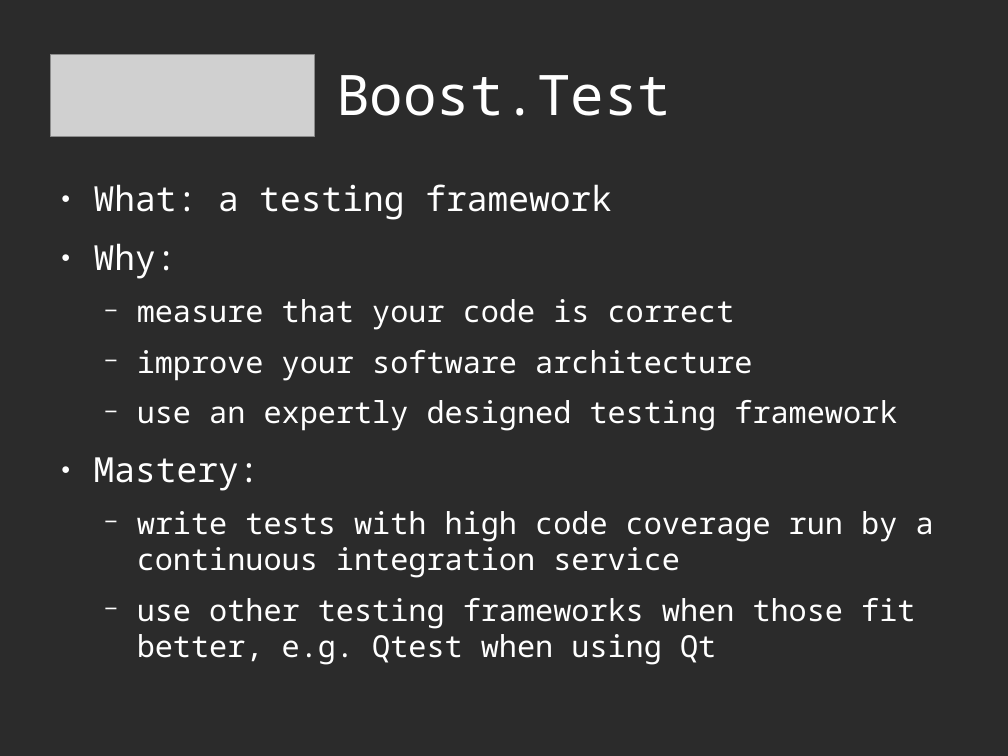
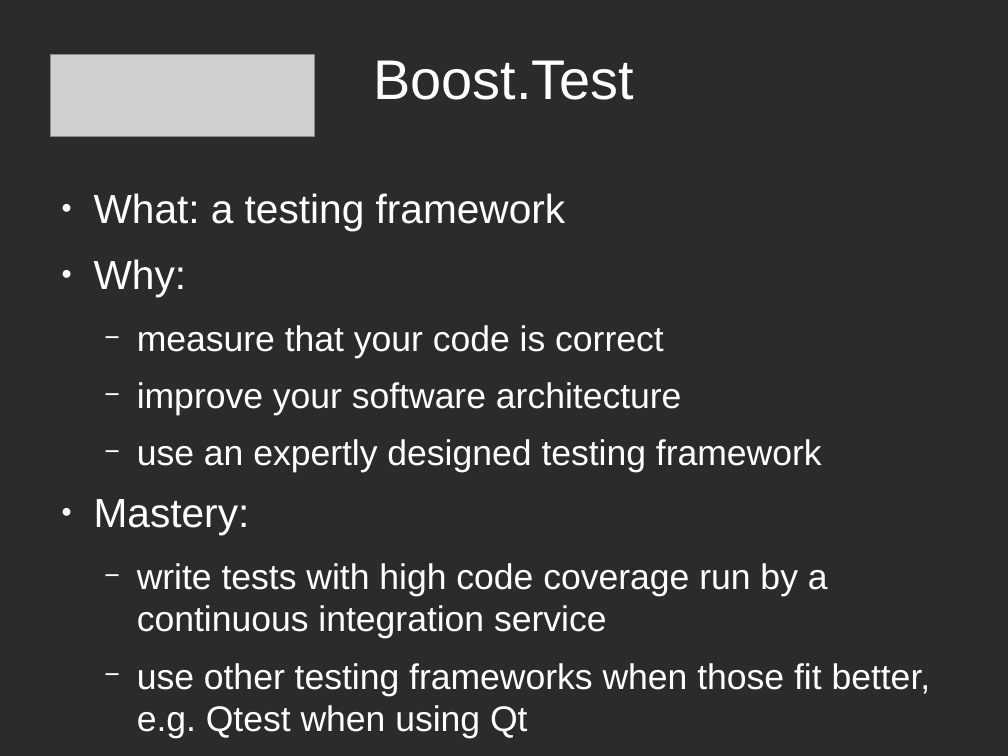
Before and after one commit to richelbilderbeek/CppPresentations, a slide deck: slide 3 of BoostTest/BoostTest.odp. Drawn at 1008x756 pixels with LibreOffice and Linux fonts; fonts in the diff are those of the drawing; grey boxes stand for pictures; background and template pictures are left out; a plain dark background stands for a picture behind light text. Boxes give left, top, right and bottom in pixels: in the first picture for what was removed or moved away, otherwise in the second. Text is boxed around its words. In the diff, an @@ line names an element or a change of style, - is before the commit and + after.

```diff
--- a/BoostTest/BoostTest.odp
+++ b/BoostTest/BoostTest.odp
@@ title "Boost.Test": place and size @@
-title "Boost.Test" at [336,75,671,116]
+title "Boost.Test" at [373,60,634,100]
@@ title "Boost.Test" at [373,60,634,100]: font Noto Sans Mono to Arial @@
@@ text "What: a testing framework" at [94,193,931,739]: size 27.2 to 32 pt in "What: a testing framework", "Why:", "Mastery:"; font Noto Sans Mono to Arial; size 23.8 to 28 pt in "measure that your code is correct", "improve your software architecture", "use an expertly designed testing framework", "write tests with high code coverage run ..." and 1 more places @@
```
Also in this commit, not shown: 14 other slides changed, 6 slides added, 6 other files.
